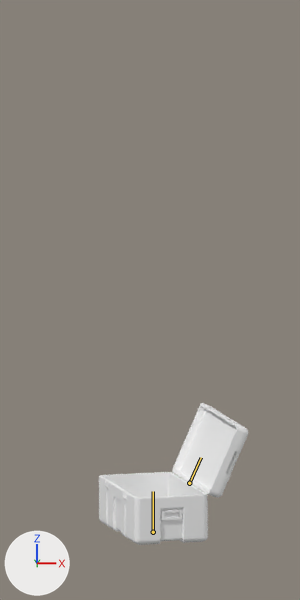
The Blender file Assets/Arts/Model/Crade/Chest Box/Chestbox/ChestBox 2.blend as it was, and as the next commit left it.
Rendered twice from the file's camera 'Camera'. Every picture has the same lights, and +X, +Y and +Z are marked at lower left. Both versions are drawn at frame 317 of the action 'Crade Animation Full 2'; the numbers are the values there. The bones that bend it are drawn over the model as lines.

Names of what the first picture shows: 'ChestBox'.
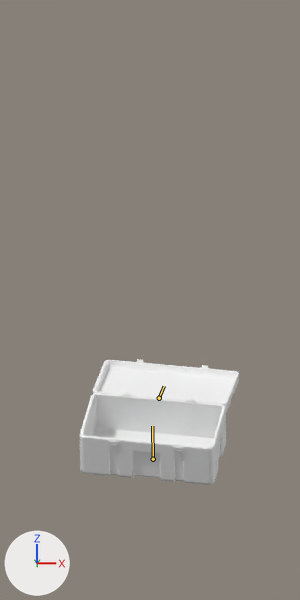
The change in detail:
Bone 'root' (bone_root) moves from (0.0, -0.058, 0.0) to (0.0, 0.806, 0.0).
Bone 'root' (bone_root) turns from (1, 645, -10) to (1, 710, -36) degrees about its own x, y and z.
Bone 'root' (bone_root) is rescaled from (1.0, 1.0, 1.0) to (1.0, 1.0, 0.92).
Bone 'lid' (bone_lid) turns from (114, 0, 0) to (190, 0, 0) degrees about its own x, y and z.

Where the change shows, as pixel boxes (x1, y1, x2, y2) in the pictures (300 x 600 px):
'ChestBox', posed (7% wider, 11% shorter): before (99, 403, 248, 545); after (80, 359, 239, 485)
bone 'root', root to tip: before (153, 532) to (153, 491); after (153, 459) to (152, 426)
bone 'lid', root to tip: before (189, 483) to (201, 457); after (159, 398) to (164, 386)
